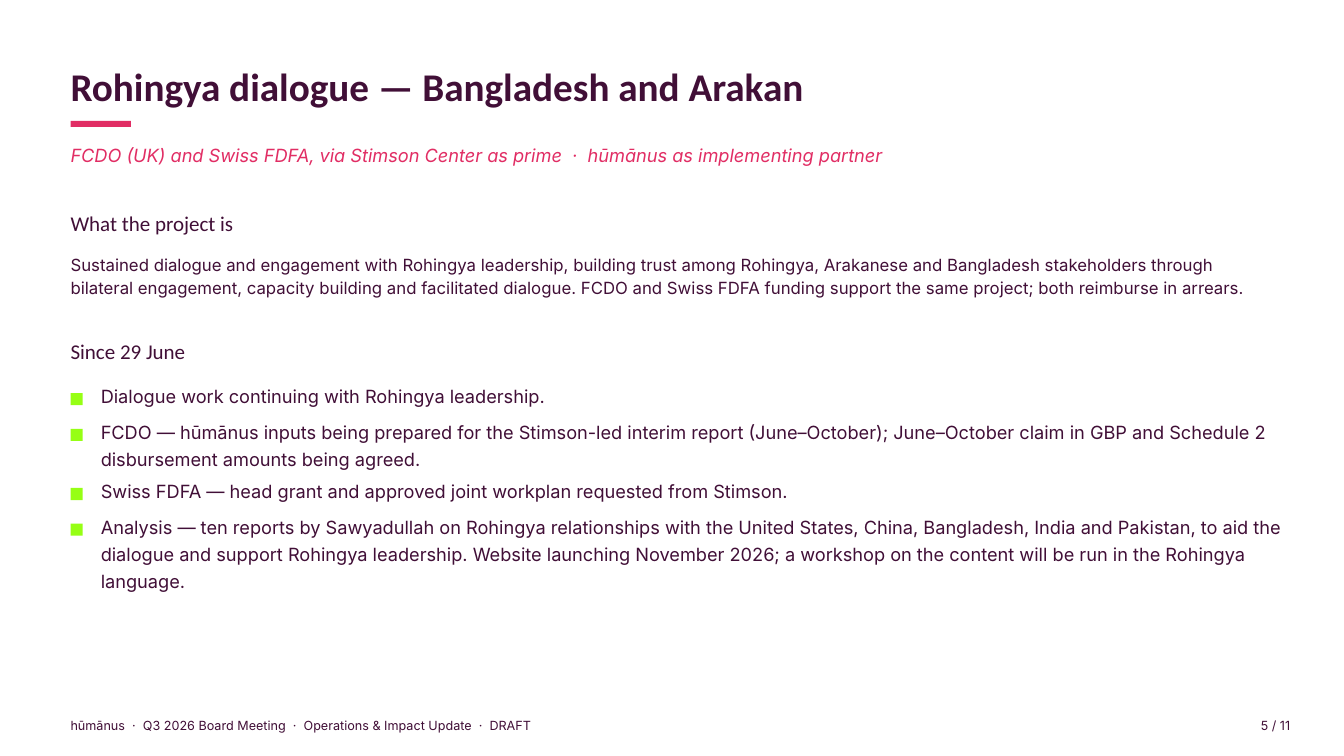
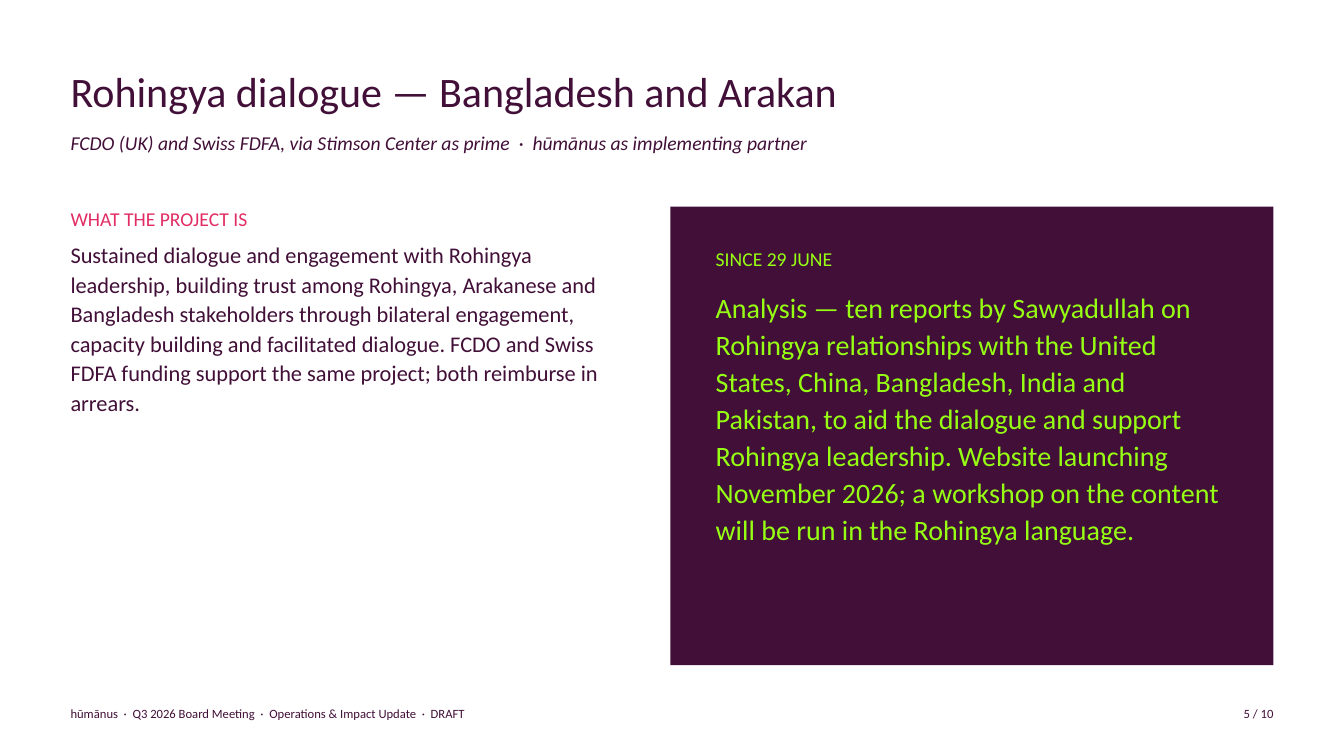
Before and after one commit to evafrances04/humanusGovernance, a slide deck: slide 5 of 2026/Q3/ED-Operations-Impact-Q3-2026-DRAFT.pptx. Drawn at 1344x756 pixels with LibreOffice and Linux fonts; fonts in the diff are those of the drawing. Boxes give left, top, right and bottom in pixels: in the first picture for what was removed or moved away, otherwise in the second. Text is boxed around its words. In the diff, an @@ line names an element or a change of style, - is before the commit and + after.

```diff
--- a/2026/Q3/ED-Operations-Impact-Q3-2026-DRAFT.pptx
+++ b/2026/Q3/ED-Operations-Impact-Q3-2026-DRAFT.pptx
@@ rectangle removed at (x1=0, y1=0, x2=1344, y2=756) @@
@@ text "Rohingya dialogue — Bangladesh and ..." at (x1=71, y1=78, x2=837, y2=115): size 28 to 30 pt, bold off; line spacing 1.15 to 1; vertical alignment top to bottom @@
@@ text "FCDO (UK) and Swiss FDFA, ..." moved from (x1=71, y1=147, x2=882, y2=166) to (x1=71, y1=136, x2=807, y2=154) @@
@@ text "FCDO (UK) and Swiss FDFA, ..." at (x1=71, y1=136, x2=807, y2=154): size 13 to 14 pt, font Inter to Calibri, text colour #E12D64 to #410F37; line spacing 1.15 to 1 @@
@@ rectangle removed at (x1=71, y1=121, x2=131, y2=127) @@
@@ text "WHAT THE PROJECT IS" moved from (x1=71, y1=258, x2=1243, y2=298) to (x1=71, y1=213, x2=598, y2=411) @@
@@ rectangle added at (x1=670, y1=207, x2=1273, y2=665), fill #410F37 @@
@@ text at (x1=71, y1=213, x2=247, y2=226): paragraph added @@
+WHAT THE PROJECT IS
@@ text removed at (x1=71, y1=216, x2=233, y2=235) @@
-What the project is
@@ text at (x1=71, y1=247, x2=598, y2=411): size 12 to 16 pt, font Inter to Calibri; line spacing 1.15 to 1.1 @@
@@ text at (x1=716, y1=253, x2=832, y2=266): paragraph added @@
+SINCE 29 JUNE
@@ text "SINCE 29 JUNE" moved from (x1=101, y1=520, x2=1280, y2=592) to (x1=716, y1=253, x2=1219, y2=545) @@
@@ text at (x1=716, y1=298, x2=1219, y2=545): size 13 to 20 pt, font Inter to Calibri, text colour #410F37 to #96FF14; line spacing 1.25 to 1.1; more space between paragraphs @@
@@ text removed at (x1=71, y1=344, x2=185, y2=359) @@
-Since 29 June
@@ text removed at (x1=101, y1=389, x2=545, y2=407) @@
-Dialogue work continuing with Rohingya leadership.
@@ rectangle removed at (x1=71, y1=393, x2=83, y2=405) @@
@@ rectangle removed at (x1=71, y1=429, x2=83, y2=441) @@
@@ text removed at (x1=101, y1=424, x2=1266, y2=470) @@
-FCDO — hūmānus inputs being prepared for the Stimson-led interim report (June–October); June–October claim in GBP and Schedule 2 disbursement amounts being agreed.
@@ rectangle removed at (x1=71, y1=488, x2=83, y2=500) @@
@@ text removed at (x1=101, y1=484, x2=787, y2=502) @@
-Swiss FDFA — head grant and approved joint workplan requested from Stimson.
@@ rectangle removed at (x1=71, y1=523, x2=83, y2=535) @@
@@ text "hūmānus · Q3 2026 Board ..." moved from (x1=71, y1=720, x2=532, y2=733) to (x1=71, y1=709, x2=465, y2=720) @@
@@ text "hūmānus · Q3 2026 Board ..." at (x1=71, y1=709, x2=465, y2=720): font Inter to Calibri; line spacing 1.15 to 1 @@
@@ text at (x1=1244, y1=710, x2=1274, y2=718): text changed; font Inter to Calibri @@
-5 / 11
+5 / 10
```
Also in this commit, not shown: 9 other slides changed, 1 slide removed, 2 other files.
